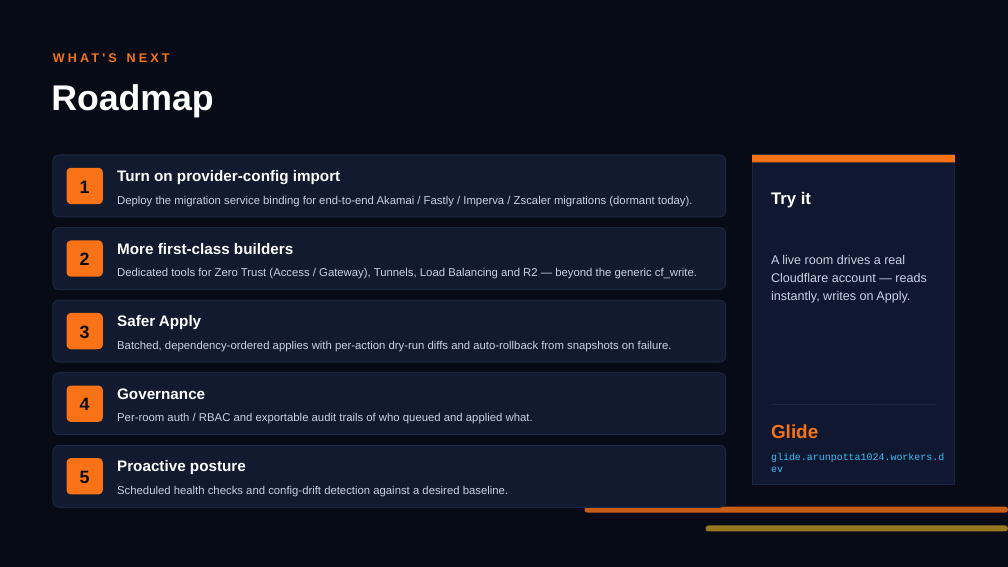
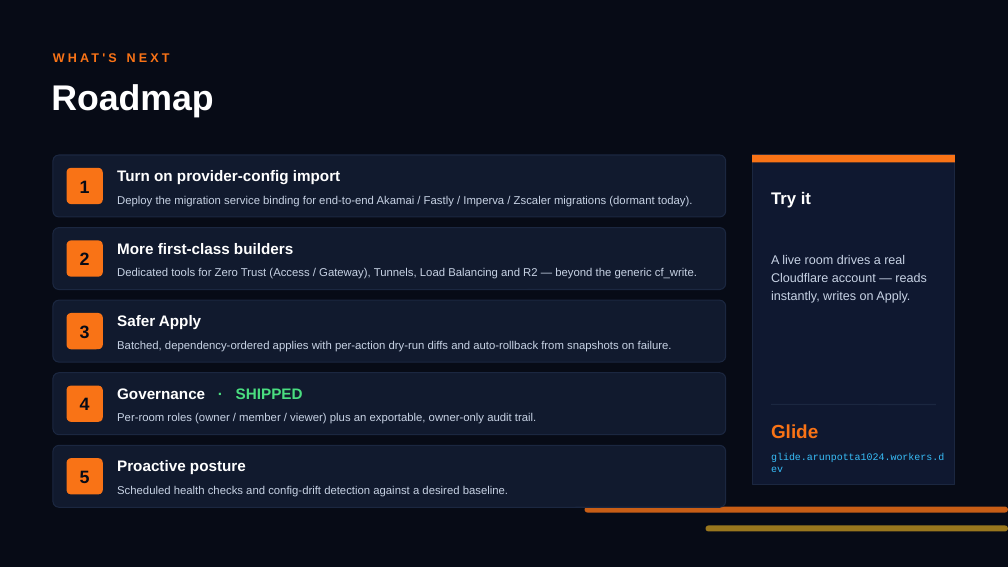
Before and after one commit to pottaarun/Glide, a slide deck: slide 7 of Glide.pptx. Drawn at 1008x567 pixels with LibreOffice and Linux fonts; fonts in the diff are those of the drawing. Boxes give left, top, right and bottom in pixels: in the first picture for what was removed or moved away, otherwise in the second. Text is boxed around its words. In the diff, an @@ line names an element or a change of style, - is before the commit and + after.

```diff
--- a/Glide.pptx
+++ b/Glide.pptx
@@ text at (x1=117, y1=388, x2=303, y2=399): text changed @@
-Governance
+Governance · SHIPPED
@@ text at (x1=117, y1=413, x2=536, y2=424): text changed @@
-Per-room auth / RBAC and exportable audit trails of who queued and applied what.
+Per-room roles (owner / member / viewer) plus an exportable, owner-only audit trail.
```
Also in this commit, not shown: 7 other files.
